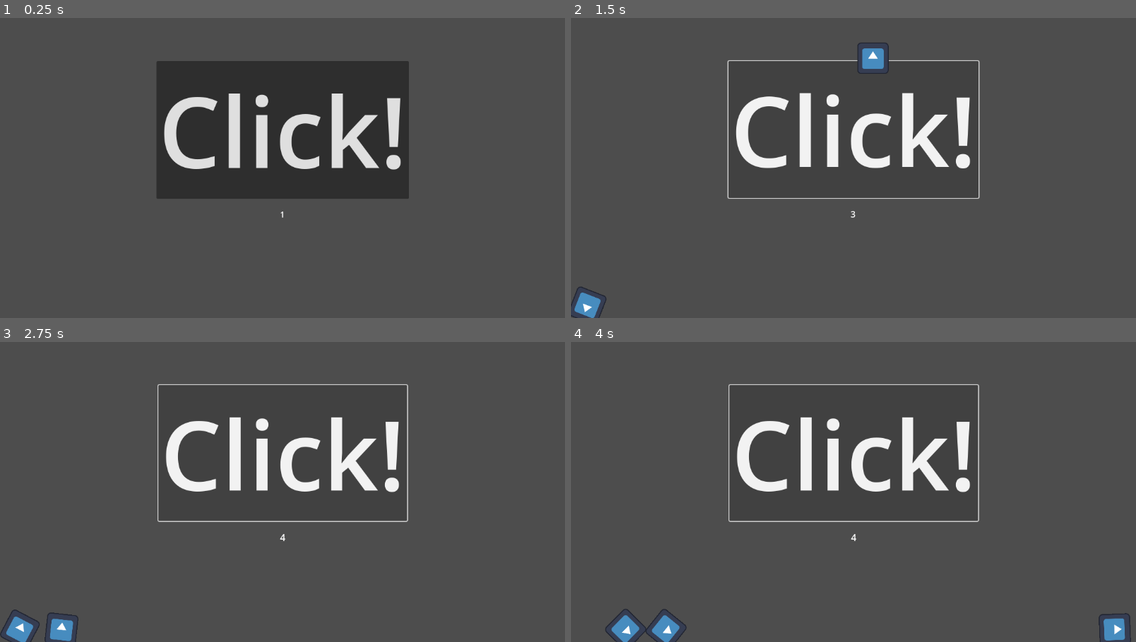
Above: before the commit, frames 1-4 (two rows, left to right).
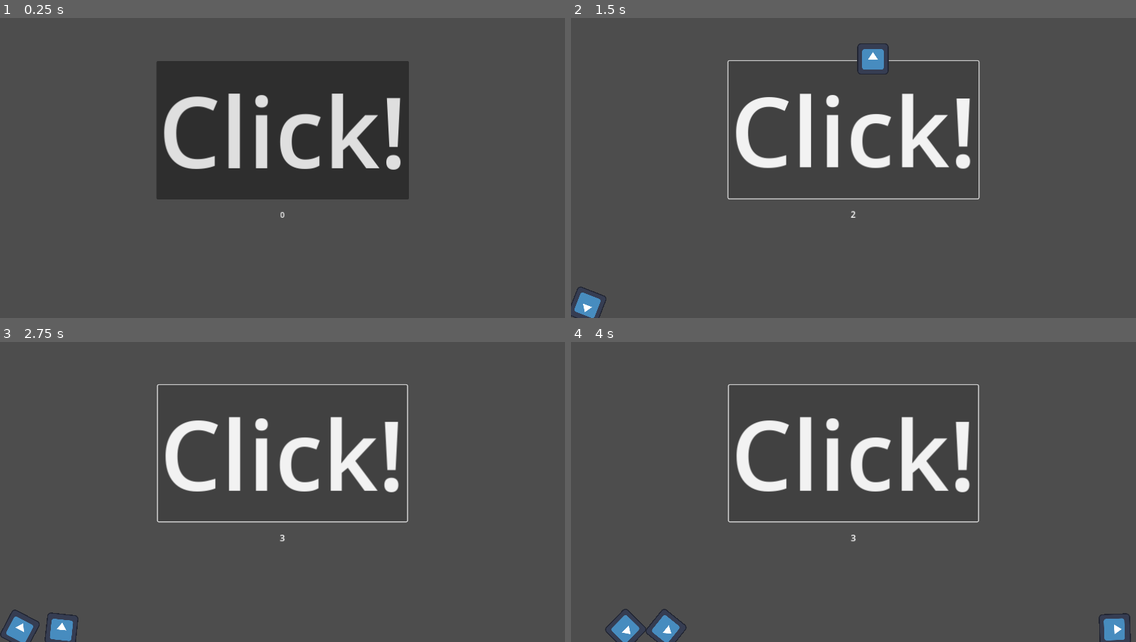
Above: after the commit, the same moments.

Repository: nanodeath/godot-ci-template
Game: Godot game, scene res://game.tscn
Two runs of this game, one before a commit and one after it. Both use one fixed random seed, a clock stepped at 60 frames per second and the inputs below. The engine's default icon, where the game draws it, is replaced by a stand-in: a white triangle on a blue panel in a dark square.
Inputs (mouse positions are in pixels of both pictures, inside the frame that each line leads up to):
- Up to frame 1 (0.25 s): no input
- Up to frame 2 (1.5 s): click "Click!" at 0.5 s; click "Click!" at 1.25 s
- Up to frame 3 (2.75 s): click "Click!" at 2 s
- Up to frame 4 (4 s): move the mouse to (977, 468) at 2.77 s; move the mouse to (740, 498) at 3.52 s

The runs differ from the first frame. In frame 1, 0.5% of the frame differs, in the area x 27-73%, y 25-67%; in frame 2, 0.8%; in frame 3, 1.2%; in frame 4, 1.2%, in the area x 7-100%, y 14-100%.

Commit message:
Keep the balls around for longer.

Diff:
--- a/clicky-clicker/game.gd
+++ b/clicky-clicker/game.gd
@@ -1,7 +1,7 @@
 class_name Game extends Control
 
 ## Seconds before the ball starts to decay.
-@export_range(1, 20) var ball_lifetime: float
+@export_range(1, 30) var ball_lifetime: float
 
 @onready var click_button: Button = $VBoxContainer/ClickButton
 @onready var counter_label: RichTextLabel = $VBoxContainer/CounterLabel
--- a/clicky-clicker/game.tscn
+++ b/clicky-clicker/game.tscn
@@ -58,7 +58,7 @@
 grow_horizontal = 2
 grow_vertical = 2
 script = ExtResource("1_objr7")
-ball_lifetime = 5.0
+ball_lifetime = 20.0
 
 [node name="VBoxContainer" type="VBoxContainer" parent="."]
 custom_minimum_size = Vector2(400, 400)
@@ -84,7 +84,7 @@
 [node name="CounterLabel" type="RichTextLabel" parent="VBoxContainer"]
 layout_mode = 2
 size_flags_horizontal = 4
-text = "1"
+text = "0"
 fit_content = true
 autowrap_mode = 0
 
--- a/clicky-clicker/project.godot
+++ b/clicky-clicker/project.godot
@@ -18,7 +18,7 @@
 
 [display]
 
-window/stretch/mode="viewport"
+window/stretch/mode="canvas_items"
 
 [rendering]
 
